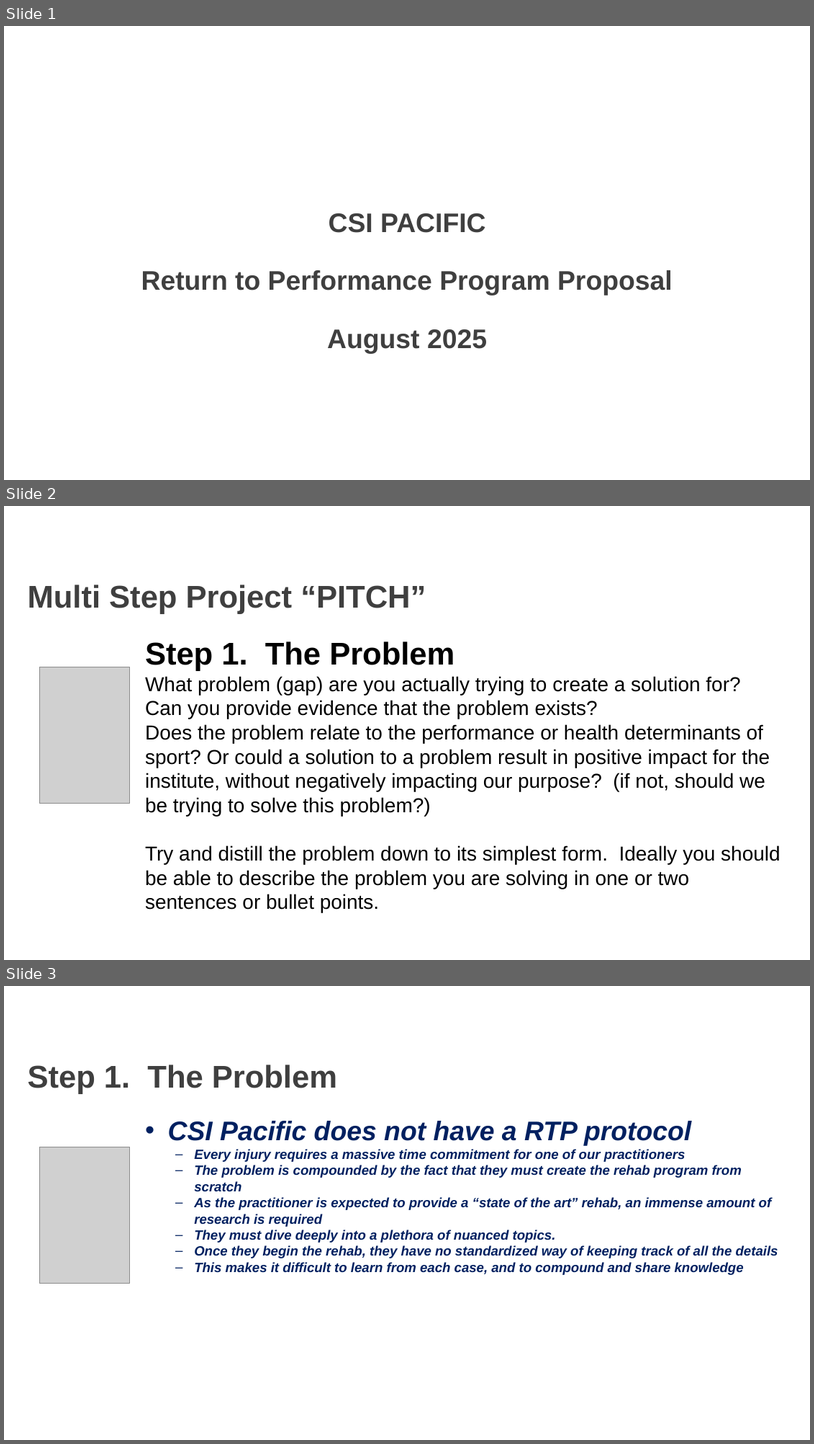
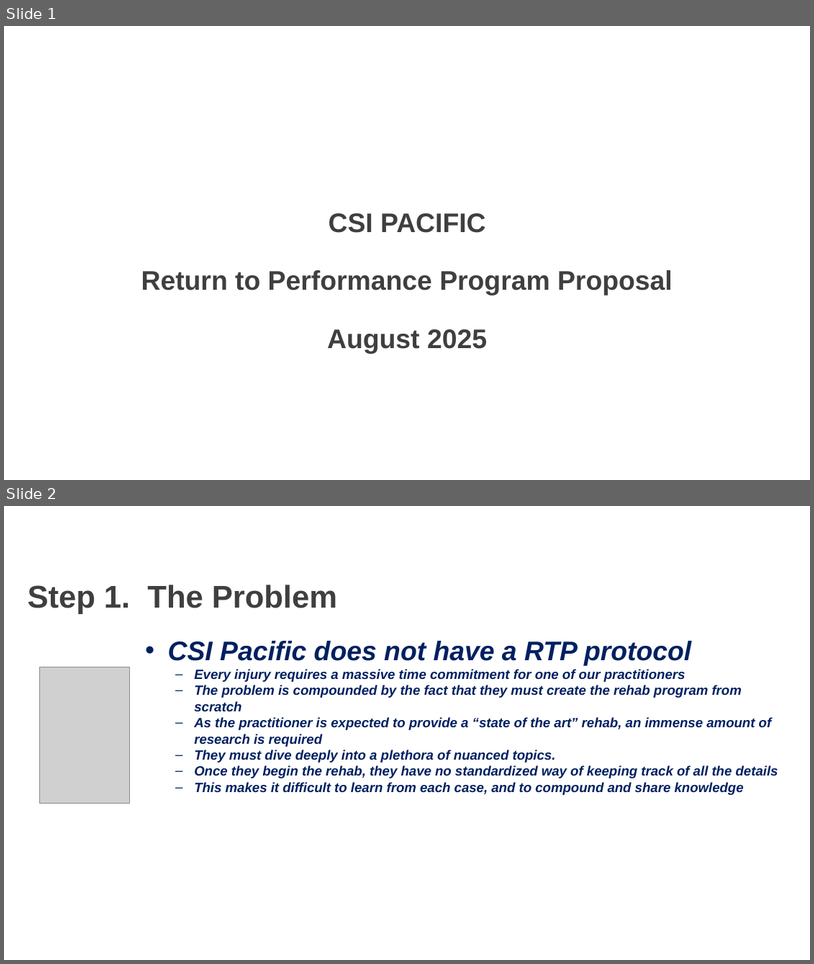
Before and after one commit to AKates717/CSI-Pacific-RTP, a slide deck: RTP Resources/RTP_Project_Pitch.pptx. Shown one above the other, each under a label of ours: slides 1, 2 and 3 before the commit, slides 1 and 2 after it. The pictures are 814x1444 and 814x964 pixels, drawn with LibreOffice and Linux fonts; fonts in the diff are those of the drawing; grey boxes stand for pictures; background and template pictures are left out. Boxes give left, top, right and bottom in pixels: in the first picture for what was removed or moved away, otherwise in the second. Text is boxed around its words. In the diff, an @@ line names an element or a change of style, - is before the commit and + after.

```diff
--- a/RTP Resources/RTP_Project_Pitch.pptx
+++ b/RTP Resources/RTP_Project_Pitch.pptx
@@ slide 2 removed at <box>4,506,810,960</box>, background picture (left out) @@
@@ title removed at <box>28,584,426,614</box> @@
-Multi Step Project “PITCH”
@@ text removed at <box>145,641,781,912</box> @@
-Step 1. The Problem
-What problem (gap) are you actually trying to create a solution for?
-Can you provide evidence that the problem exists?
-Does the problem relate to the performance or health determinants of sport? Or could a solution to a problem result in positive impact for the institute, without negatively impacting our purpose? (if not, should we be trying to solve this problem?)
-Try and distill the problem down to its simplest form. Ideally you should be able to describe the problem you are solving in one or two sentences or bullet points.
@@ picture removed at <box>40,667,130,803</box> @@
@@ what was slide 3 is now slide 2 @@
```
Also in this commit, not shown: 6 slides changed, 1 other slide removed, 40 other files.
